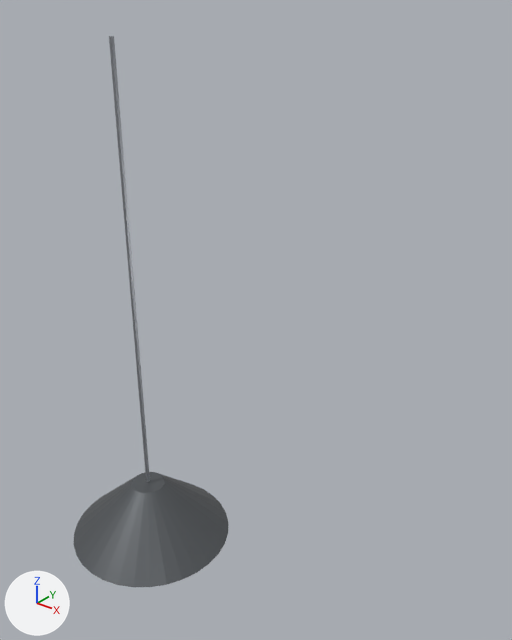
The FBX model unity-quest/Assets/MetaMove/Models/Bari/bari_beam_lamp.fbx, before and after one commit.
Rendered twice from a camera (50 mm lens) standing at (1.33, -1.34, 3.08) and looking at (-0.08, 0.42, 1.99). The axes (+X, +Y, +Z) are drawn at lower left. The lights are the same throughout. The first picture is the older version. Where no turn or scale is listed for an object, it has been applied to the vertices.

Names of what the first picture shows: 'Fac_Lamp'.
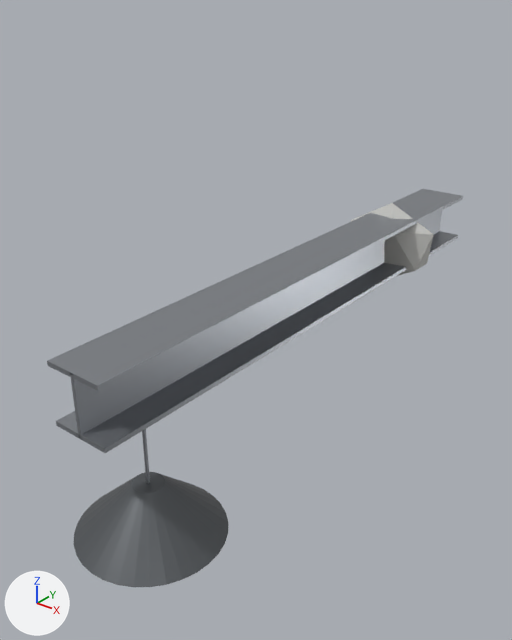
The newer file is also turned or shifted as a whole; pictures and numbers use the older file's frame.

Patch to the scene script:
```diff
--- a/unity-quest/Assets/MetaMove/Models/Bari/bari_beam_lamp.fbx.py
+++ b/unity-quest/Assets/MetaMove/Models/Bari/bari_beam_lamp.fbx.py
@@ mat_facconcrete @@
+mat_facconcrete = principled_material('FacConcrete')
+mat_facconcrete.base_color = (0.55, 0.55, 0.53)  # light grey #c4c4c0
+mat_facconcrete.roughness = 0.9
@@ me_cube_1563 @@
 # used by ob_fac_lamp; location = (0.0, 0.0, 0.0)
-me_cube_1563.from_pydata(...)  # 72 vertices, 40 faces; spans x -0.24..0.24, y -0.44..0.04, z 1.52..2.955
+me_cube_1563.from_pydata(...)  # 80 vertices, 46 faces; spans x -0.24..0.24, y -0.44..0.04, z 1.52..1.98
+# me_cube_1563 part 1: the loose piece of 8 vertices spanning x -0.004..0.004, y -0.204..-0.196, z 1.705..2.955 is deleted
+# other edits to the shape of me_cube_1563 do not show in these pictures
 me_cube_1563.materials.append(mat_facsteel)
@@ me_cube_1558 @@
 # used by ob_fac_beam; location = (0.0, 0.0, 0.0)
-me_cube_1558.from_pydata(...)  # 0 vertices, 0 faces; spans empty
+me_cube_1558.from_pydata(...)  # 24 vertices, 18 faces; spans x -0.1..0.1, y -0.42..1.7, z 1.979..2.18
+# me_cube_1558 part 2: the whole mesh is rebuilt
+me_cube_1558.materials.append(mat_facsteel)  # grey #a0a4aa
@@ me_icosphere @@
+me_icosphere.from_pydata(...)  # an icosphere of 20 faces spanning x -0.218..0.178, y 1.163..1.337, z 2.11..2.45
+me_icosphere.materials.append(mat_facconcrete)  # light grey #c4c4c0
@@ ob_fac_beamlump @@
+ob_fac_beamlump = bpy.data.objects.new('Fac_BeamLump', me_icosphere)
+ob_fac_beamlump.location = (0.0, 0.0, -0.22)
```

What differs and where, as boxes [x1, y1, x2, y2] in the pictures (512 x 640 px):
'Fac_Beam', now drawn
    after: [47, 189, 463, 453]
'Fac_Lamp', reshaped
    before: [74, 36, 228, 587]
    after: [74, 429, 228, 587]
'Fac_BeamLump', added
    after: [351, 203, 434, 276]
part 1 of me_cube_1563, deleted
    before: [109, 36, 150, 482]
